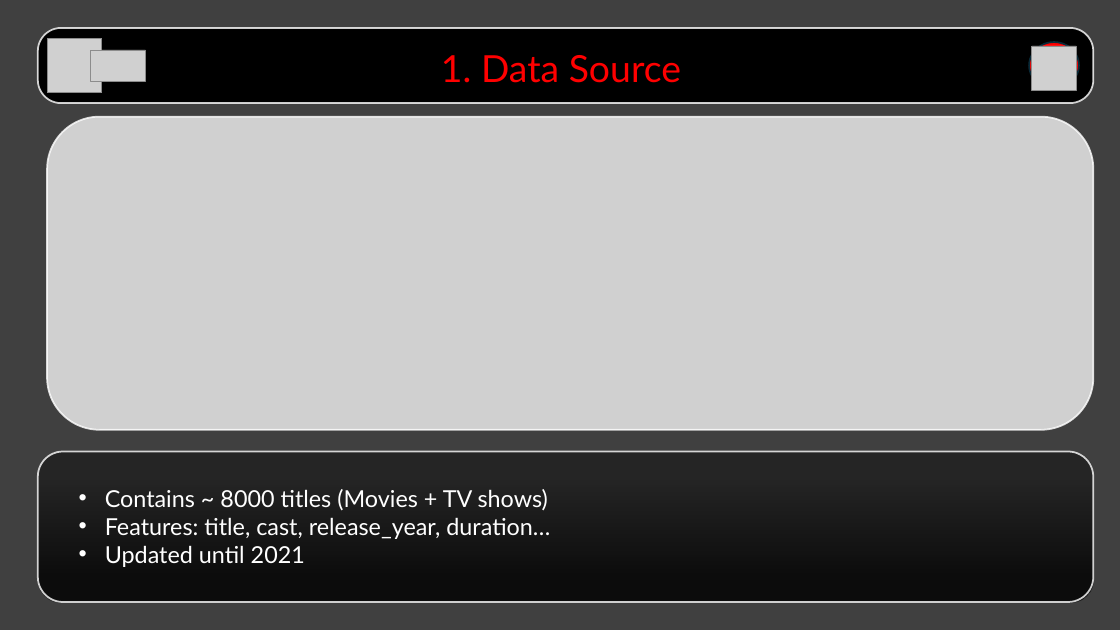
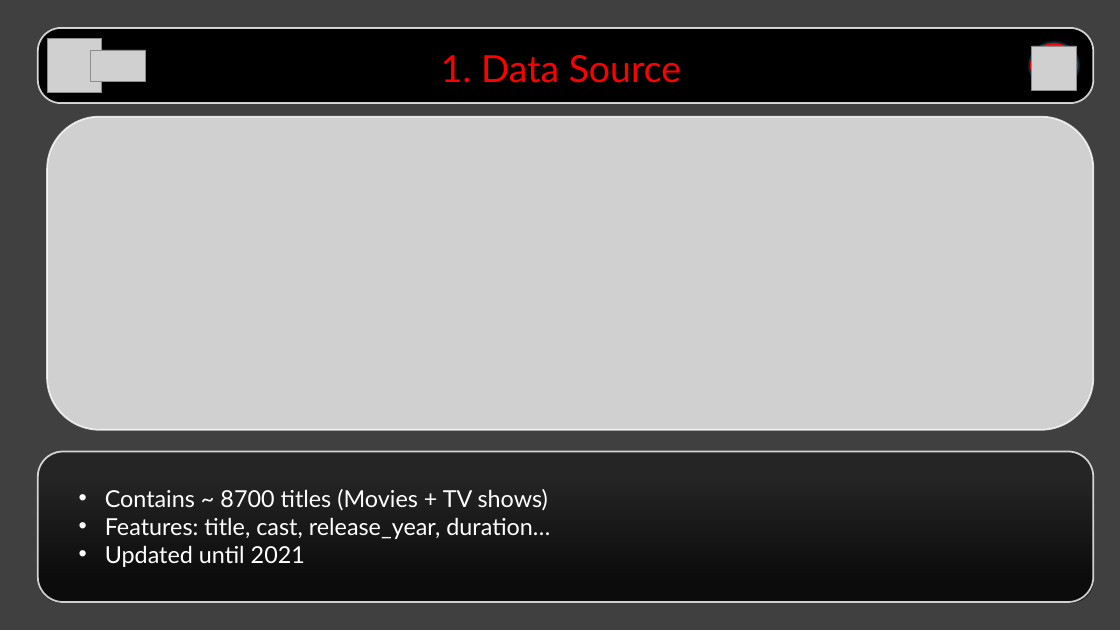
Before and after one commit to Shirel25/Netflix-Dashboard-Analysis, a slide deck: slide 4 of 6_presentation/Presentation/Presentation.pptx (slide 3 before the commit). Drawn at 1120x630 pixels with LibreOffice and Linux fonts; fonts in the diff are those of the drawing; grey boxes stand for pictures; background and template pictures are left out. Boxes give left, top, right and bottom in pixels: in the first picture for what was removed or moved away, otherwise in the second. Text is boxed around its words. In the diff, an @@ line names an element or a change of style, - is before the commit and + after.

Commit message:
update

```diff
--- a/6_presentation/Presentation/Presentation.pptx
+++ b/6_presentation/Presentation/Presentation.pptx
@@ text at box(105, 489, 548, 510): text changed @@
-• Contains ~ 8000 titles (Movies + TV shows)
+• Contains ~ 8700 titles (Movies + TV shows)
```
Also in this commit, not shown: 1 other slide changed, 2 slides added, 1 slide removed.
